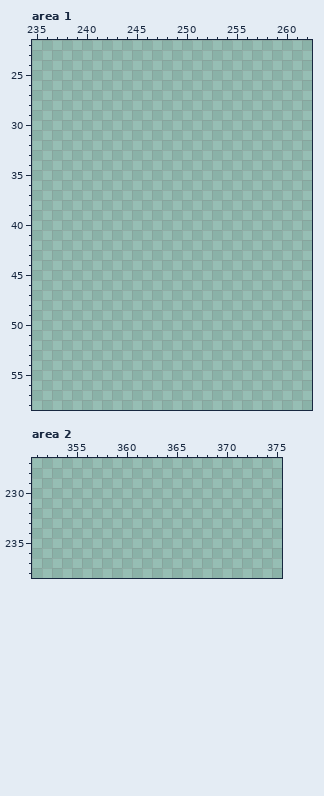
File history of a pixel-art file, sprites/ui/game-ui-small.aseprite. The picture above was drawn from the file before the commit.
480x270 pixels, 1 frame. Colours within 5 levels of each other are drawn and written as one. Shown: area 1: x 235..262, y 22..58; area 2: x 351..375, y 227..238. The commit also changed other parts of the picture, which this record leaves out.
The same view after the edit:
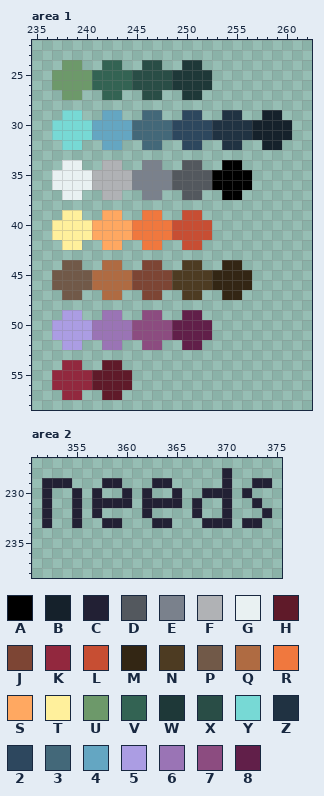
Palette (. is transparent): A #000000  B #15212b  C #222034  D #53585e  E #7a818c  F #b0b2b5  G #e9f1f2  H #5f1a29  J #7d4534  K #92283e  L #c74e33  M #332614  N #4d3b22  P #715948  Q #af6b42  R #f0783e  S #ffa861  T #fff09c  U #6d996a  V #336353  W #1e3838  X #294d46  Y #77d9d5  Z #203242  2 #2d475e  3 #436879  4 #64a6c2  5 #ab9de3  6 #9a74b5  7 #8c4c80  8 #611f49
Changes in this commit:
layer "needs" added
layer "swatch" added
--- area 1, layer "swatch"
@@ x 235..262 @@
 23 ............................
-24 ............................
-25 ............................
-26 ............................
-27 ............................
+24 ...UU..VV..XX..WW...........
+25 ..UUUUVVVVXXXXWWWW..........
+26 ..UUUUVVVVXXXXWWWW..........
+27 ...UU..VV..XX..WW...........
 28 ............................
-29 ............................
-30 ............................
-31 ............................
-32 ............................
+29 ...YY..44..33..22..ZZ..BB...
+30 ..YYYY444433332222ZZZZBBBB..
+31 ..YYYY444433332222ZZZZBBBB..
+32 ...YY..44..33..22..ZZ..BB...
 33 ............................
-34 ............................
-35 ............................
-36 ............................
-37 ............................
+34 ...GG..FF..EE..DD..AA.......
+35 ..GGGGFFFFEEEEDDDDAAAA......
+36 ..GGGGFFFFEEEEDDDDAAAA......
+37 ...GG..FF..EE..DD..AA.......
 38 ............................
-39 ............................
-40 ............................
-41 ............................
-42 ............................
+39 ...TT..SS..RR..LL...........
+40 ..TTTTSSSSRRRRLLLL..........
+41 ..TTTTSSSSRRRRLLLL..........
+42 ...TT..SS..RR..LL...........
 43 ............................
-44 ............................
-45 ............................
-46 ............................
-47 ............................
+44 ...PP..QQ..JJ..NN..MM.......
+45 ..PPPPQQQQJJJJNNNNMMMM......
+46 ..PPPPQQQQJJJJNNNNMMMM......
+47 ...PP..QQ..JJ..NN..MM.......
 48 ............................
-49 ............................
-50 ............................
-51 ............................
-52 ............................
+49 ...55..66..77..88...........
+50 ..5555666677778888..........
+51 ..5555666677778888..........
+52 ...55..66..77..88...........
 53 ............................
-54 ............................
-55 ............................
-56 ............................
-57 ............................
+54 ...KK..HH...................
+55 ..KKKKHHHH..................
+56 ..KKKKHHHH..................
+57 ...KK..HH...................
 58 ............................
--- area 2, layer "needs"
@@ x 351..375 @@
 227 .........................
-228 .........................
-229 .........................
-230 .........................
-231 .........................
-232 .........................
-233 .........................
+228 ...................C.....
+229 .CCC...CC...CC.....C..CC.
+230 .C..C.C..C.C..C..CCC.C...
+231 .C..C.CCCC.CCCC.C..C..C..
+232 .C..C.C....C....C..C...C.
+233 .C..C..CC...CC...CCC.CC..
 234 .........................
